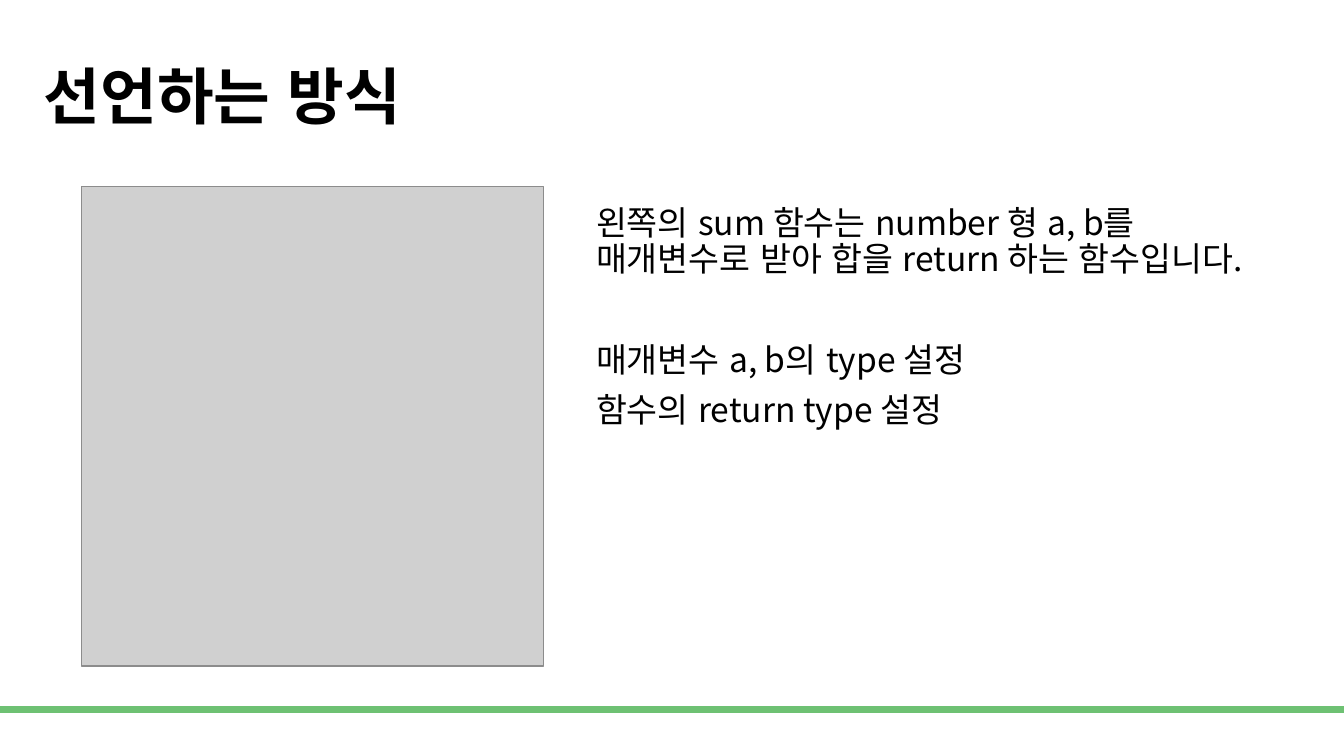
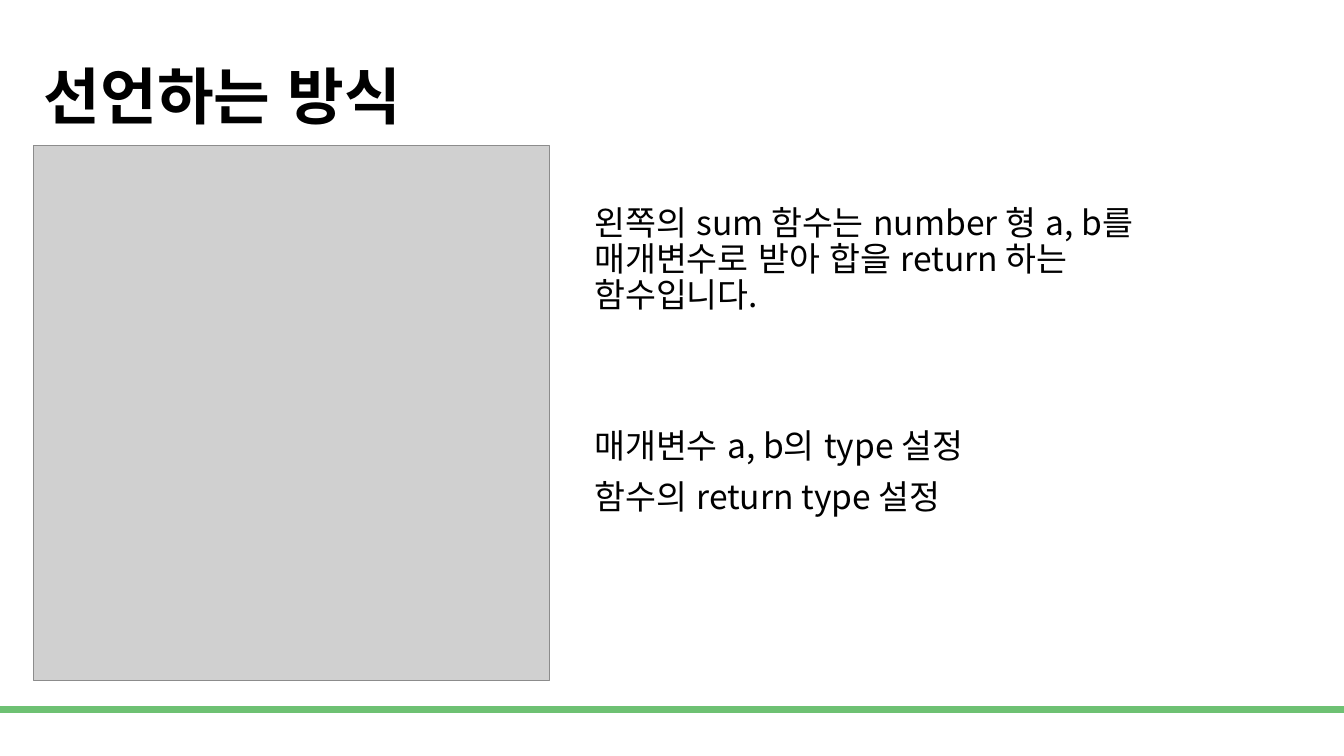
Before and after one commit to DevDamon0527/SeSAC_Yeongdeungpo_Campus_6th, a slide deck: slide 4 of material/[SeSAC_YDP_6] 32_2_TypeScript.pptx. Drawn at 1344x756 pixels with LibreOffice and Linux fonts; fonts in the diff are those of the drawing; grey boxes stand for pictures; background and template pictures are left out. Boxes give left, top, right and bottom in pixels: in the first picture for what was removed or moved away, otherwise in the second. Text is boxed around its words. In the diff, an @@ line names an element or a change of style, - is before the commit and + after.

```diff
--- a/material/[SeSAC_YDP_6] 32_2_TypeScript.pptx
+++ b/material/[SeSAC_YDP_6] 32_2_TypeScript.pptx
@@ picture: place and size @@
-picture at [82,187,543,666]
+picture at [33,145,548,682]
@@ text "왼쪽의 sum 함수는 number 형 ..." rewrapped from [596,207,1243,430] to [594,207,1133,517] @@
```
Also in this commit, not shown: 3 other slides changed, 6 other files.
